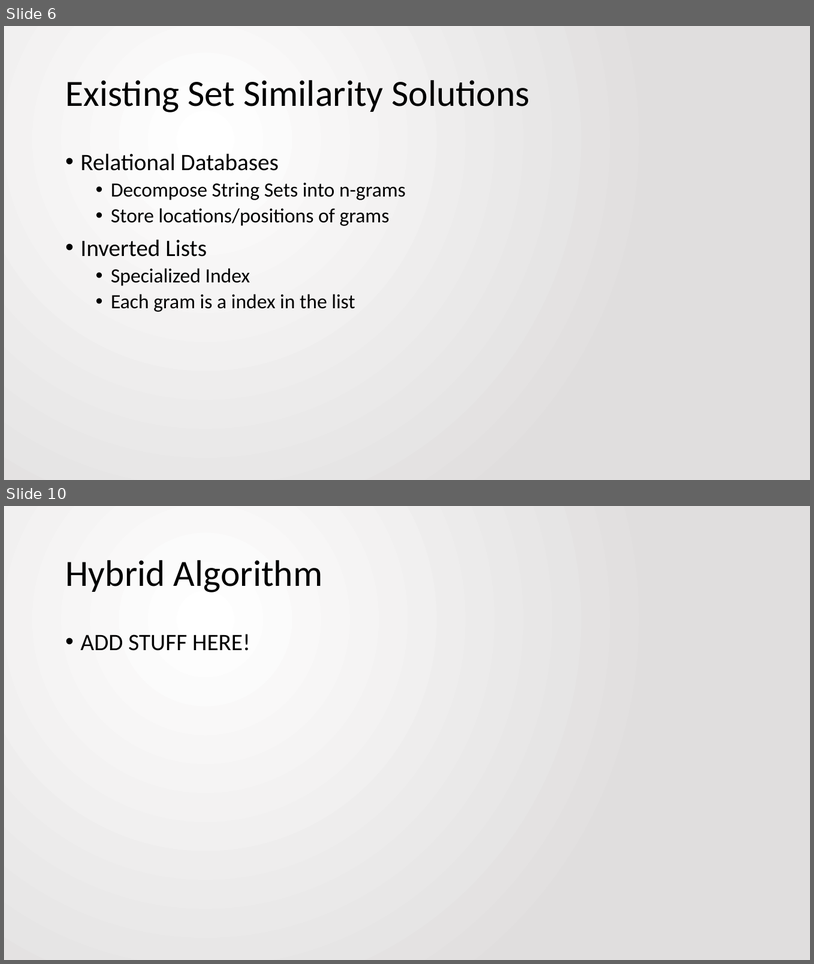
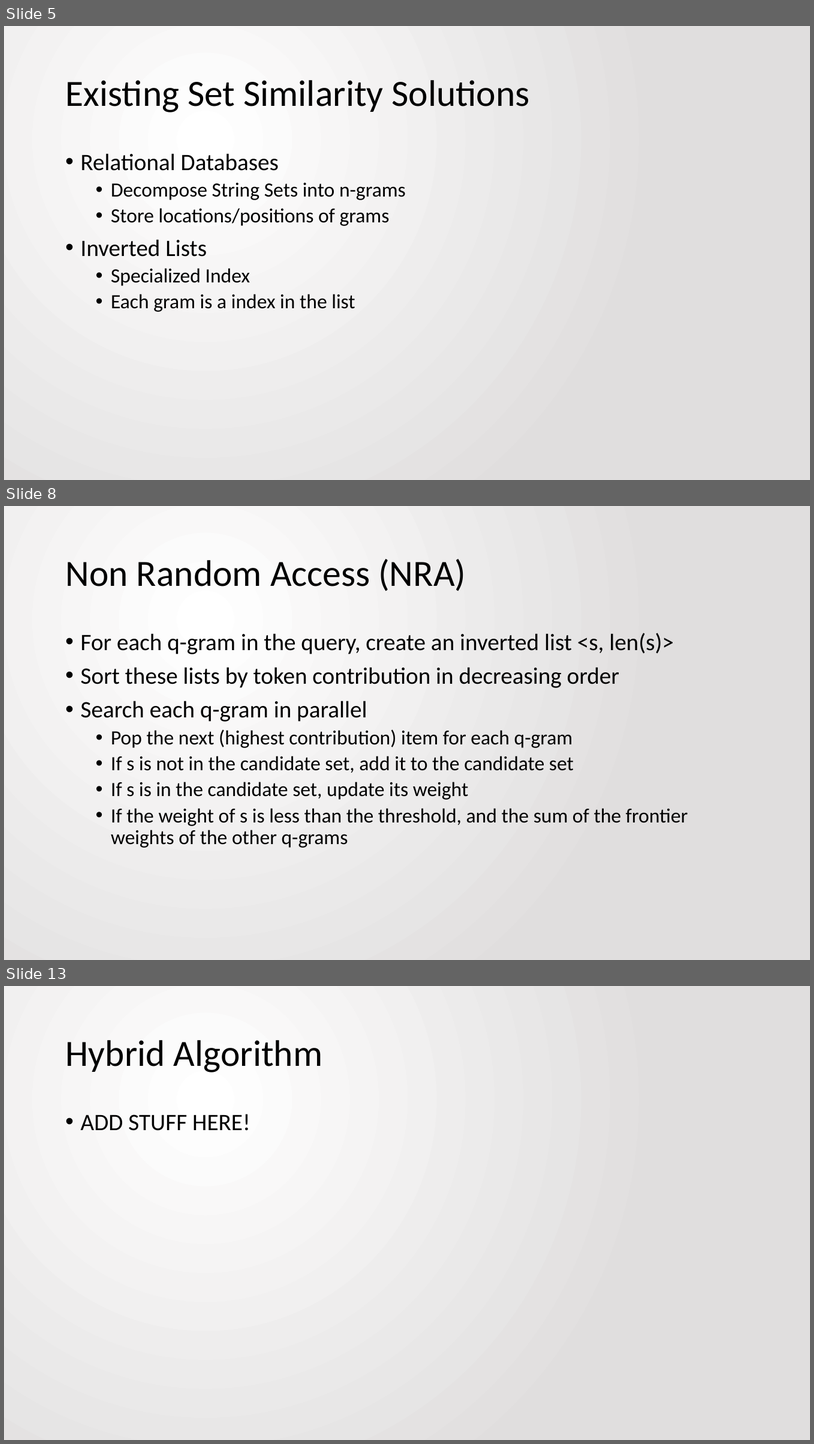
Before and after one commit to jbfitz/EECS405, a slide deck: Paper Presentation/EECS405.PattersonFitzpatrick.PaperPresentation.pptx. Shown one above the other, each under a label of ours: slides 6 and 10 before the commit, slides 5, 8 and 13 after it; the slides between them are not shown. The pictures are 814x964 and 814x1444 pixels, drawn with LibreOffice and Linux fonts; fonts in the diff are those of the drawing. Boxes give left, top, right and bottom in pixels: in the first picture for what was removed or moved away, otherwise in the second. Text is boxed around its words. In the diff, an @@ line names an element or a change of style, - is before the commit and + after.

```diff
--- a/Paper Presentation/EECS405.PattersonFitzpatrick.PaperPresentation.pptx
+++ b/Paper Presentation/EECS405.PattersonFitzpatrick.PaperPresentation.pptx
@@ slide 8 added at [4,506,810,960], background gradient #FFFFFF to #E1DFDF @@
@@ title added at [65,559,466,591], 44 pt, text #000000 @@
+Non Random Access (NRA)
@@ text added at [81,633,689,847], 24 pt, text #000000 @@
+• For each q-gram in the query, create an inverted list <s, len(s)>
+• Sort these lists by token contribution in decreasing order
+• Search each q-gram in parallel
+  • Pop the next (highest contribution) item for each q-gram
+  • If s is not in the candidate set, add it to the candidate set
+  • If s is in the candidate set, update its weight
+  • If the weight of s is less than the threshold, and the sum of the frontier weights of the other q-grams
@@ what was slide 6 is now slide 5 @@
@@ what was slide 10 is now slide 13 @@
```
Also in this commit, not shown: 5 slides changed, 3 other slides added, 1 slide removed.
